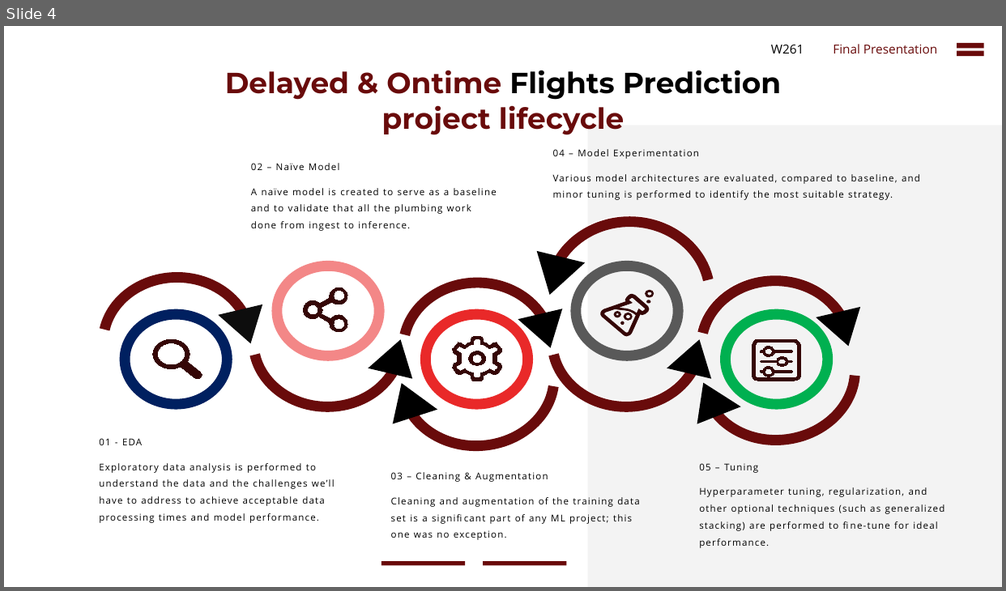
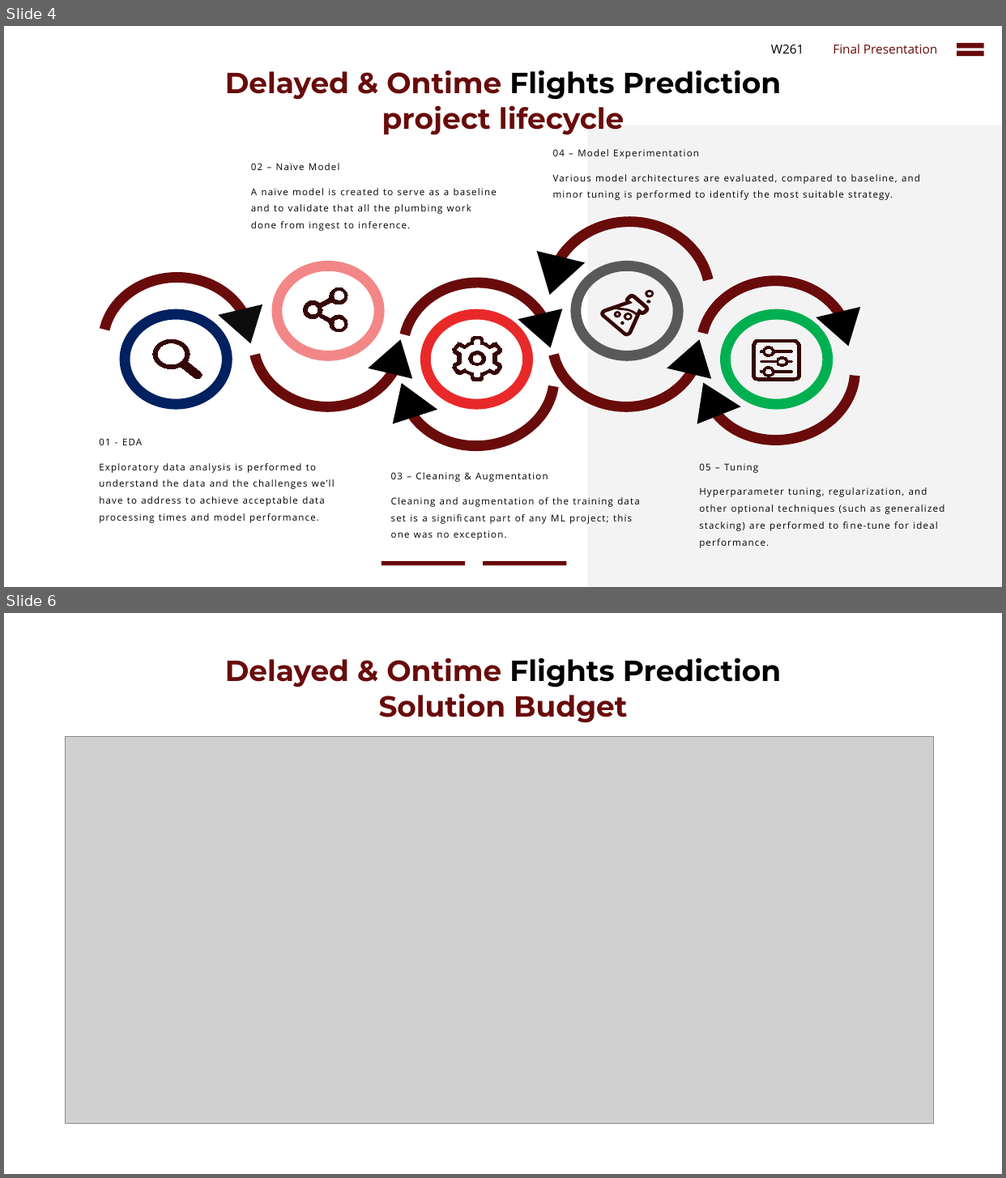
Before and after one commit to cbenge509/flightsontime, a slide deck: presentation/Delayed Flights Prediction - Final.pptx. Shown one above the other, each under a label of ours: slide 4 before the commit, slides 4 and 6 after it; the slides between them are not shown. The pictures are 1006x591 and 1006x1178 pixels, drawn with LibreOffice and Linux fonts; fonts in the diff are those of the drawing; grey boxes stand for pictures. Boxes give left, top, right and bottom in pixels: in the first picture for what was removed or moved away, otherwise in the second. Text is boxed around its words. In the diff, an @@ line names an element or a change of style, - is before the commit and + after.

```diff
--- a/presentation/Delayed Flights Prediction - Final.pptx
+++ b/presentation/Delayed Flights Prediction - Final.pptx
@@ slide 6 added at [4, 613, 1002, 1174], background #FFFFFF @@
@@ text added at [225, 658, 782, 723], 28 pt, text #690B0B, bold @@
+Delayed & Ontime Flights Prediction
+Solution Budget
@@ picture added at [65, 736, 934, 1123] @@
```
Also in this commit, not shown: 1 slide changed, 4 other slides added, 7 slides removed.
